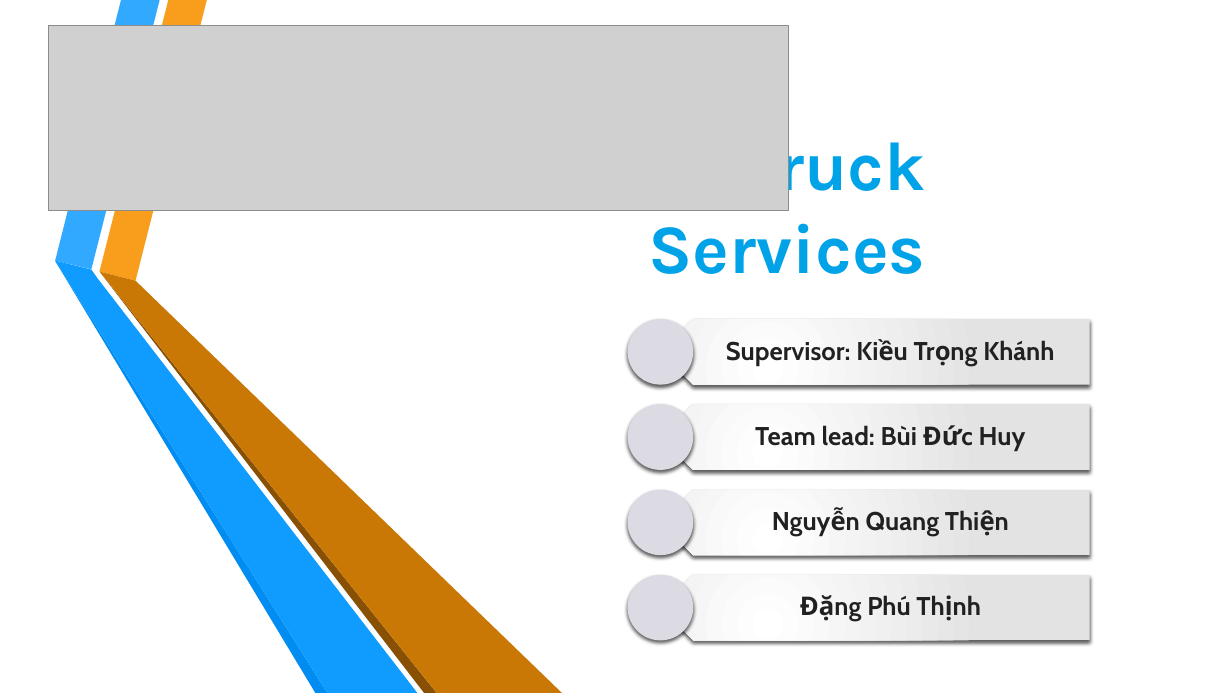
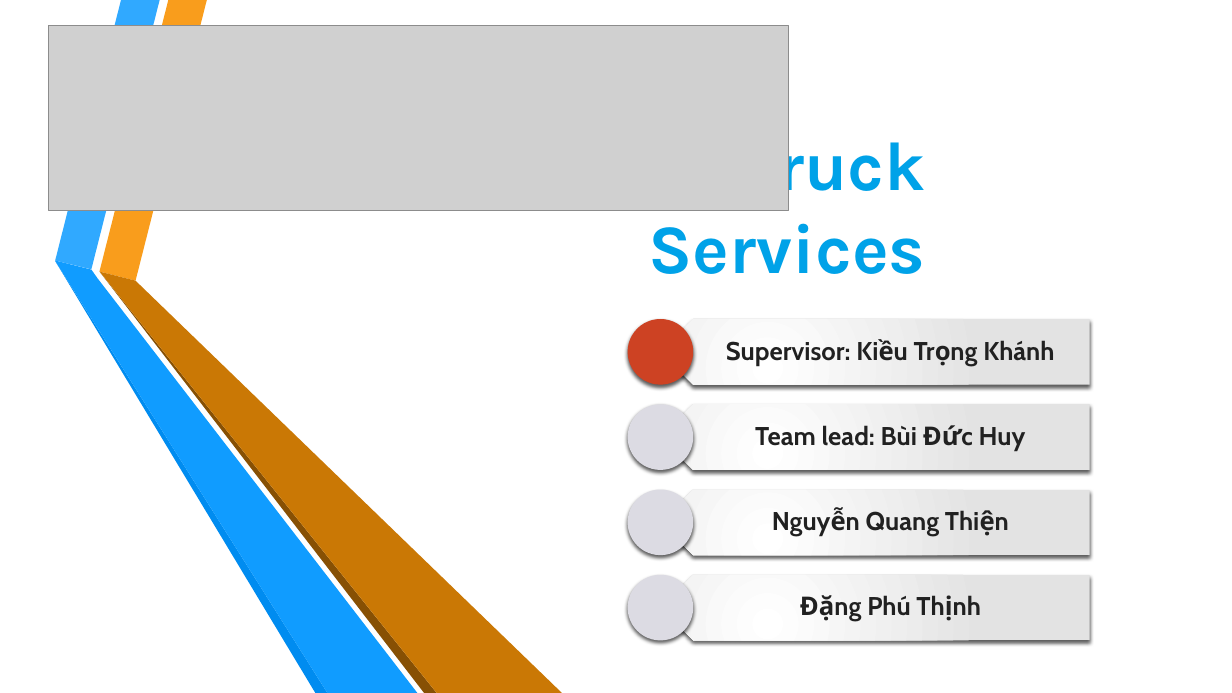
Before and after one commit to buiduchuy/freight-truck-services, a slide deck: slide 1 of Temp/HuyBD/FTS Presentation/FTS.pptx. Drawn at 1232x693 pixels with LibreOffice and Linux fonts; fonts in the diff are those of the drawing; grey boxes stand for pictures; background and template pictures are left out. Boxes give left, top, right and bottom in pixels: in the first picture for what was removed or moved away, otherwise in the second. Text is boxed around its words. In the diff, an @@ line names an element or a change of style, - is before the commit and + after.

```diff
--- a/Temp/HuyBD/FTS Presentation/FTS.pptx
+++ b/Temp/HuyBD/FTS Presentation/FTS.pptx
@@ ellipse at [628,319,693,384]: fill #DCDBE3 to #CD4223 @@
```
Also in this commit, not shown: 3 other slides changed, 5 slides added, 5 slides removed, 27 other files.
